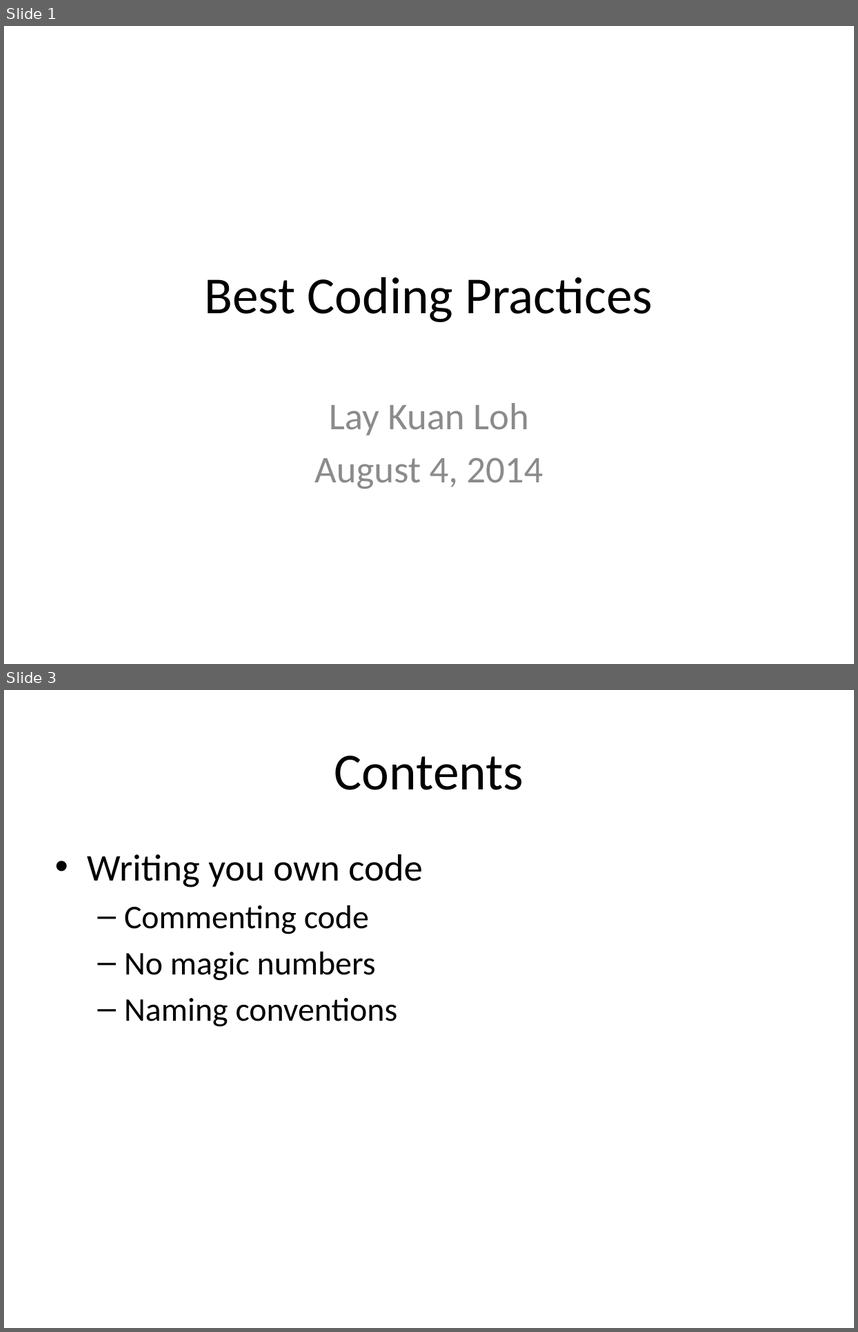
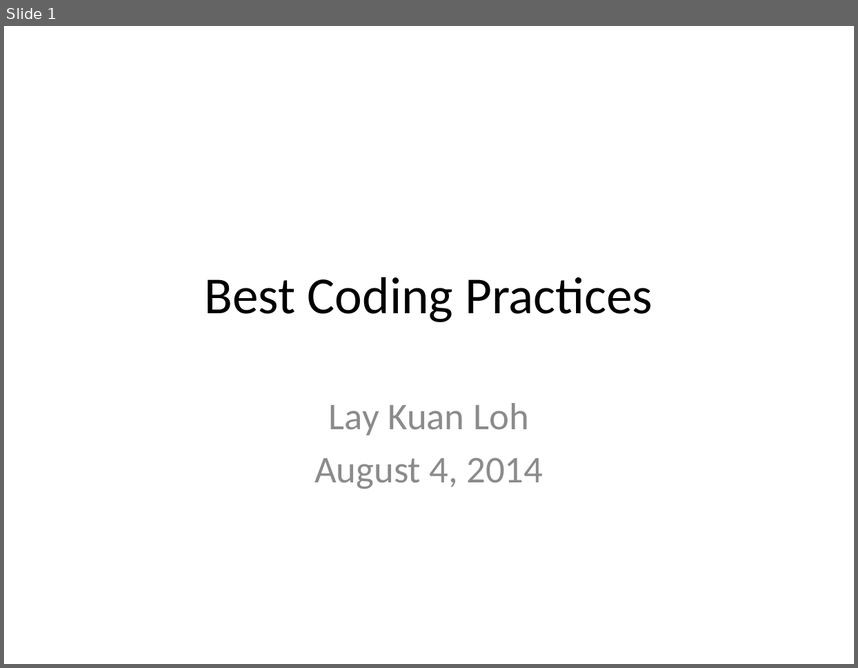
Before and after one commit to lkloh/USArray, a slide deck: BasicsOfCoding/BasicsOfCoding.pptx. Shown one above the other, each under a label of ours: slides 1 and 3 before the commit, slide 1 after it; the slides between them are not shown. The pictures are 858x1332 and 858x668 pixels, drawn with LibreOffice and Linux fonts; fonts in the diff are those of the drawing. Boxes give left, top, right and bottom in pixels: in the first picture for what was removed or moved away, otherwise in the second. Text is boxed around its words. In the diff, an @@ line names an element or a change of style, - is before the commit and + after.

```diff
--- a/BasicsOfCoding/BasicsOfCoding.pptx
+++ b/BasicsOfCoding/BasicsOfCoding.pptx
@@ slide 3 removed at <box>4,690,854,1328</box>, background #FFFFFF @@
@@ title removed at <box>335,756,524,790</box> @@
-Contents
@@ text removed at <box>87,854,423,1027</box> @@
-• Writing you own code
-  – Commenting code
-  – No magic numbers
-  – Naming conventions
```
Also in this commit, not shown: 1 slide changed, 7 slides added, 1 other slide removed.
